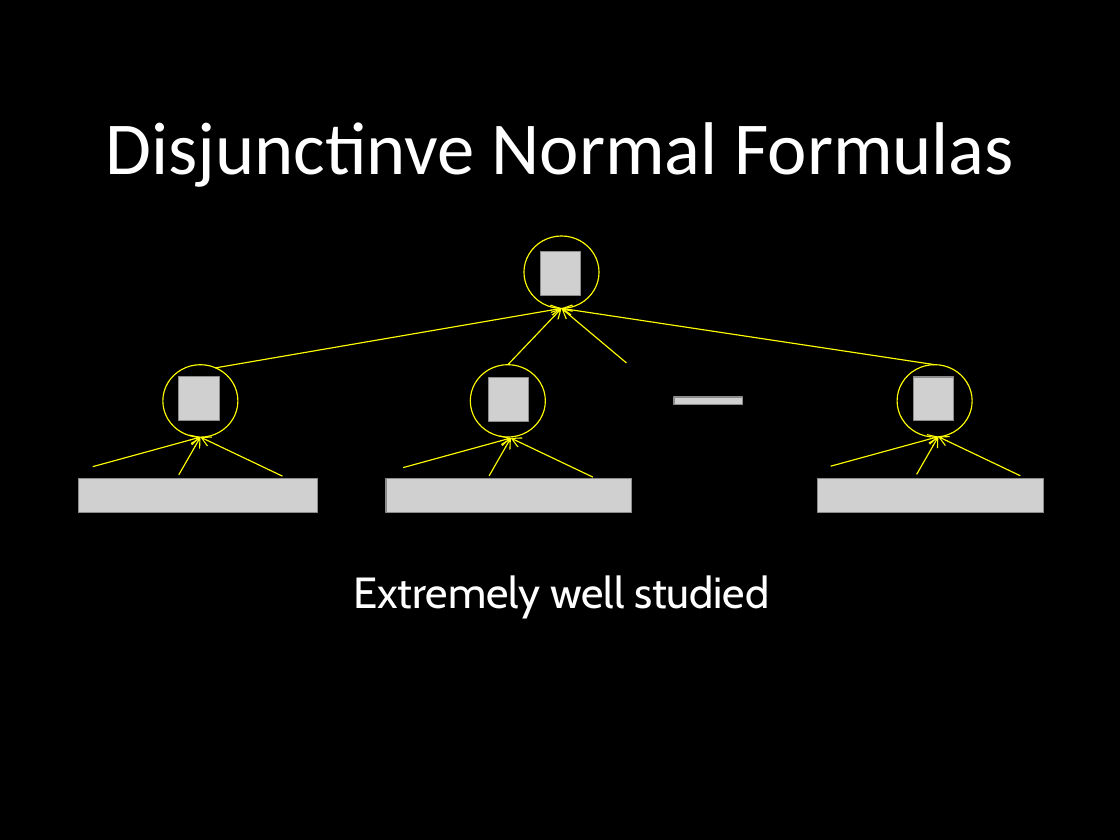
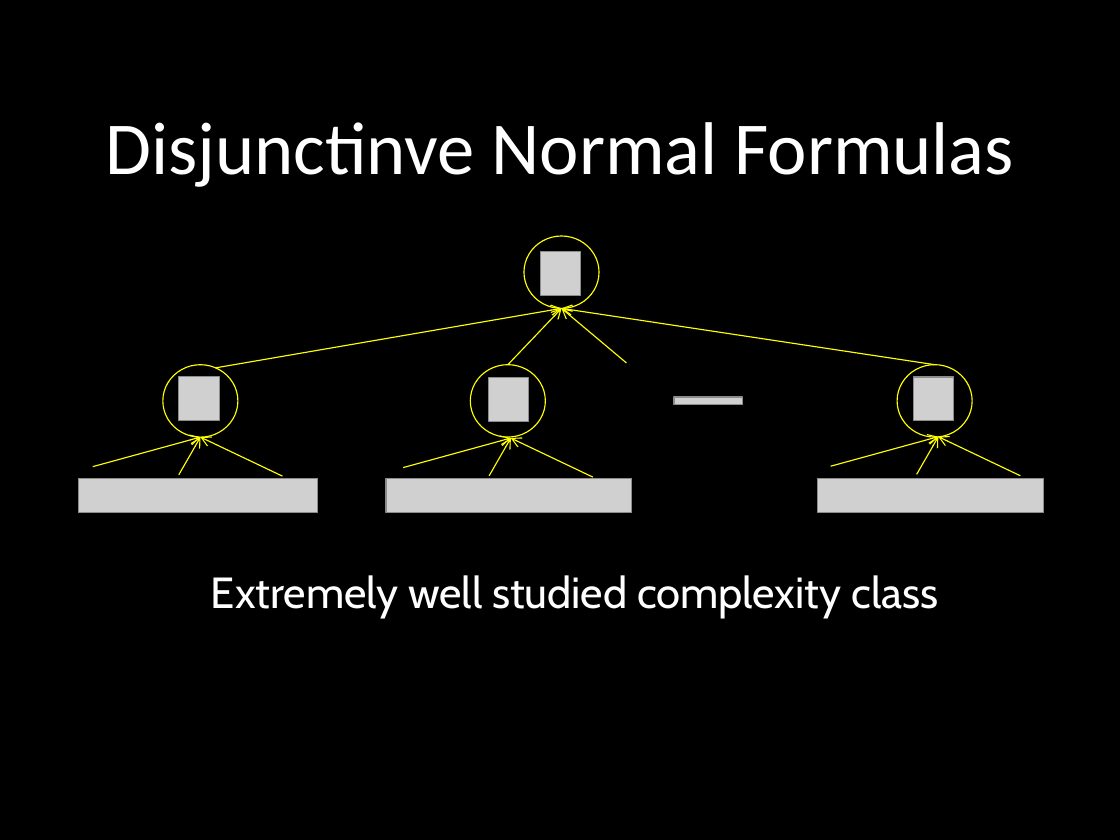
Before and after one commit to raghumeka/raghumeka.github.io, a slide deck: slide 10 of ccc12.ppt. Drawn at 1120x840 pixels with LibreOffice and Linux fonts; fonts in the diff are those of the drawing; grey boxes stand for pictures. Boxes give left, top, right and bottom in pixels: in the first picture for what was removed or moved away, otherwise in the second. Text is boxed around its words. In the diff, an @@ line names an element or a change of style, - is before the commit and + after.

```diff
--- a/ccc12.ppt
+++ b/ccc12.ppt
@@ text at (211,575,938,619): text changed @@
-Extremely well studied
+Extremely well studied complexity class
```
Also in this commit, not shown: 10 other slides changed, 1 slide added, 5 slides removed.
